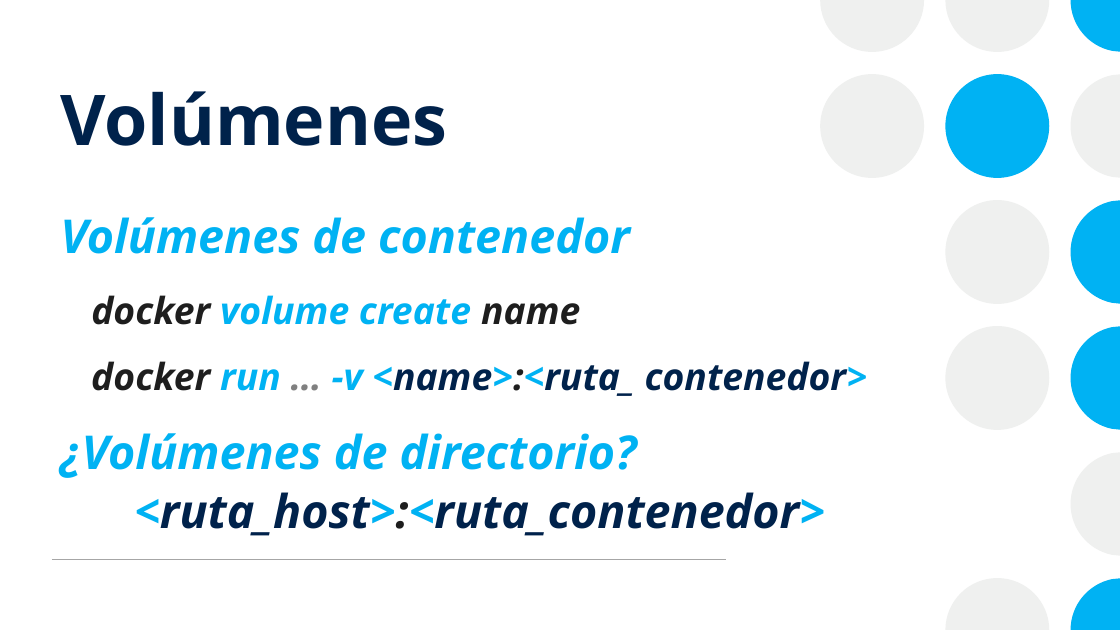
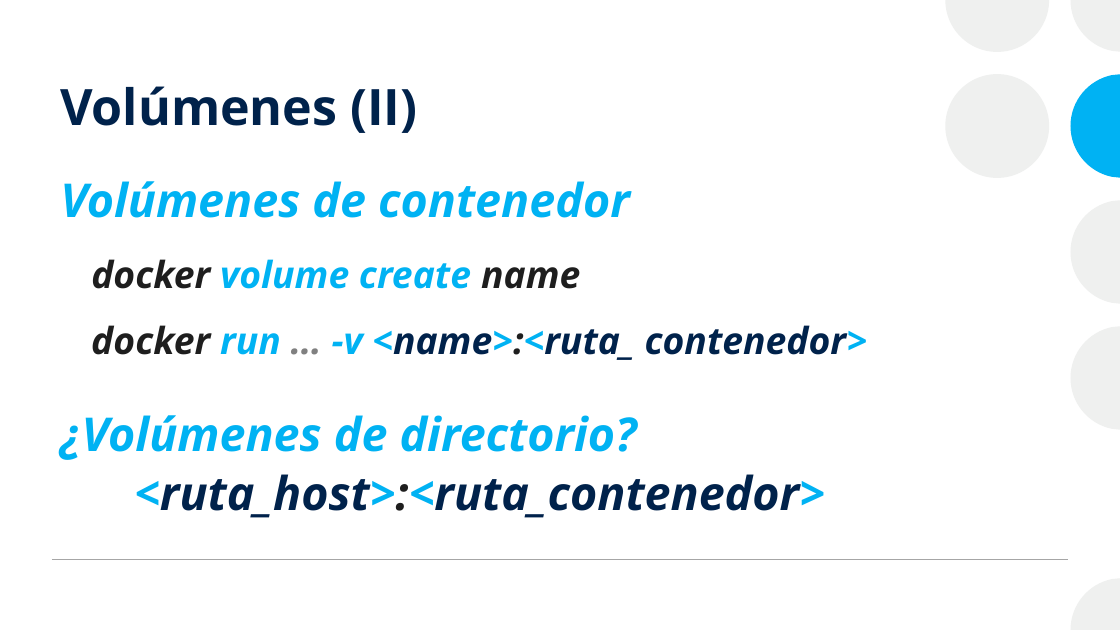
Before and after one commit to josanri/docker-workshop, a slide deck: slide 36 of Introducción a Docker.pptx. Drawn at 1120x630 pixels with LibreOffice and Linux fonts; fonts in the diff are those of the drawing. Boxes give left, top, right and bottom in pixels: in the first picture for what was removed or moved away, otherwise in the second. Text is boxed around its words. In the diff, an @@ line names an element or a change of style, - is before the commit and + after.

Commit message:
Quality of Presentation changes
Accesiblity (added subtitles) and differenciated between titles, set
higher contrast for container cubes, removed network port simulation.
Added references to docker init and docker scout.

```diff
--- a/Introducción a Docker.pptx
+++ b/Introducción a Docker.pptx
@@ fill #00B2F3 to #EFF0EF; outline redrawn in 4 elements at bbox=[1070, 578, 1120, 630], bbox=[1070, 326, 1120, 429], bbox=[1070, 200, 1120, 303], bbox=[1070, 0, 1120, 52] @@
@@ title at bbox=[60, 86, 417, 133]: text changed; size 60 to 43 pt @@
-Volúmenes
+Volúmenes (II)
@@ ellipse: place and size @@
-ellipse at bbox=[820, 74, 924, 178]
+ellipse at bbox=[945, 74, 1049, 178]
@@ freeform shape at bbox=[1070, 74, 1120, 177]: fill #EFF0EF to #00B2F3; outline redrawn @@
@@ 3 texts: place and size @@
-3 texts at bbox=[60, 217, 868, 396]
+3 texts at bbox=[60, 181, 868, 360]
@@ text "¿Volúmenes de directorio?": place and size @@
-text "¿Volúmenes de directorio?" at bbox=[60, 433, 637, 478]
+text "¿Volúmenes de directorio?" at bbox=[60, 415, 637, 460]
@@ text "<ruta_host>:<ruta_contenedor>": place and size @@
-text "<ruta_host>:<ruta_contenedor>" at bbox=[134, 492, 825, 536]
+text "<ruta_host>:<ruta_contenedor>" at bbox=[134, 474, 825, 518]
@@ group removed at bbox=[820, 0, 1120, 630]: 3 freeform shapes, 3 ellipses @@
@@ line moved from (52, 560) - (726, 560) to (52, 560) - (1068, 560) @@
```
Also in this commit, not shown: 64 other slides changed, 4 slides added, 3 slides removed, 1 other file.
